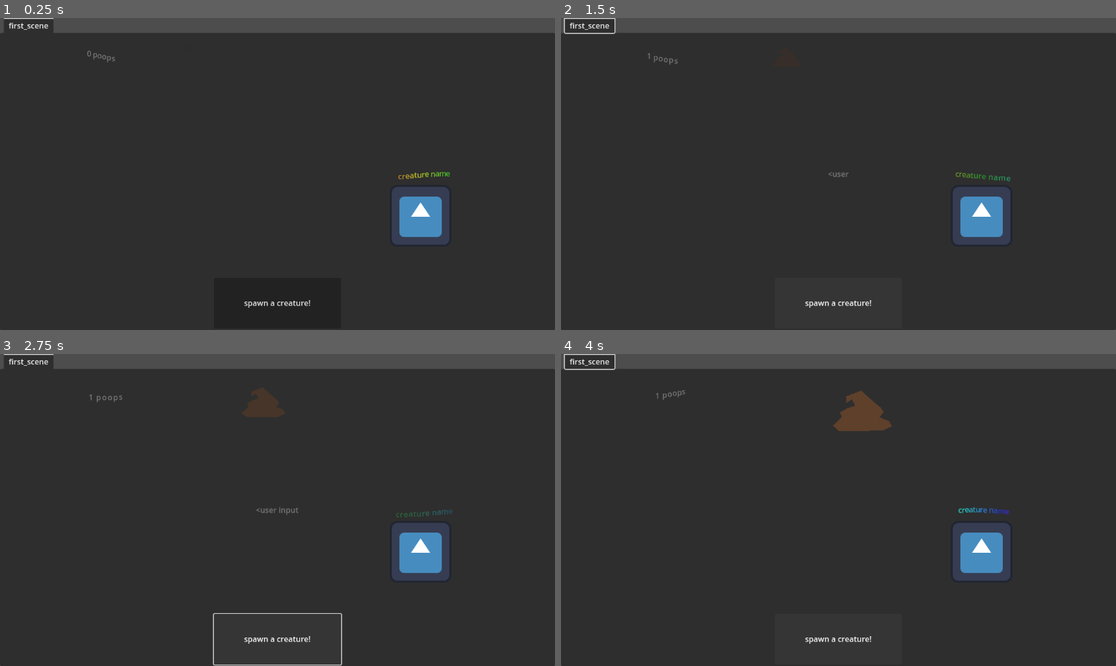
Above: before the commit, frames 1-4 (two rows, left to right).
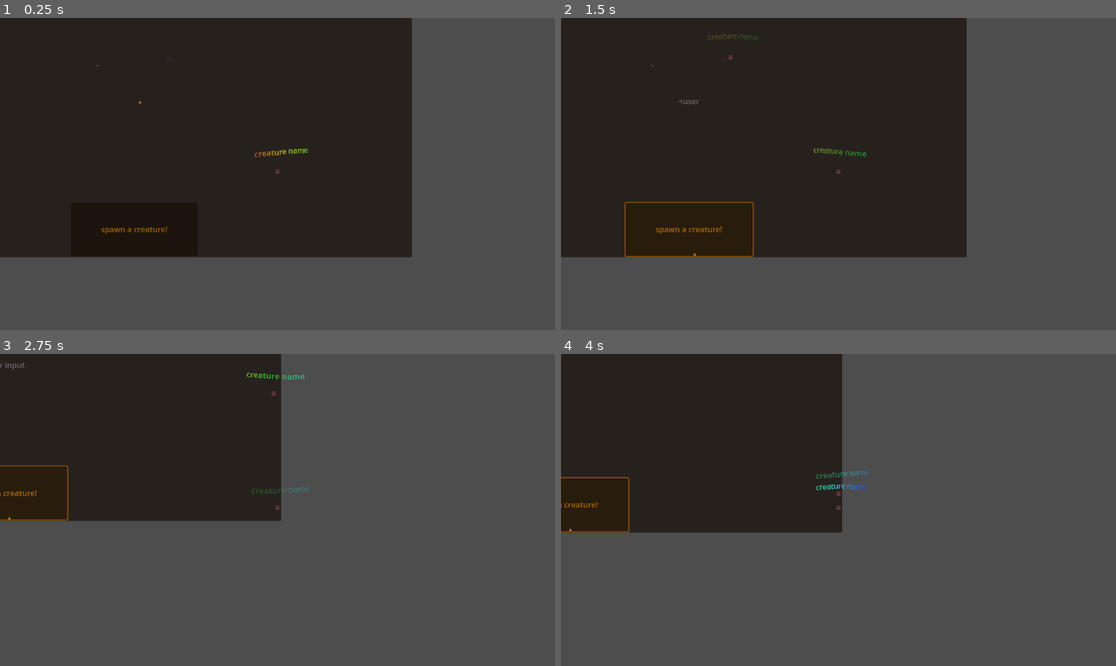
Above: after the commit, the same moments.

Repository: uhhhbones/poop
Game: Godot game, scene res://scenes/game.tscn
Two runs of this game, one before a commit and one after it. Both use one fixed random seed, a clock stepped at 60 frames per second and the inputs below. The engine's default icon, where the game draws it, is replaced by a stand-in: a white triangle on a blue panel in a dark square.
Inputs:
- Up to frame 1 (0.25 s): no input
- Up to frame 2 (1.5 s): click "spawn a creature!" at 0.5 s; hold Right (move_right, bound only after the commit) from 1.28 s (still down)
- Up to frame 3 (2.75 s): release Right (move_right, bound only after the commit) at 2.03 s; hold Down (move_down, bound only after the commit) from 2.03 s (still down)
- Up to frame 4 (4 s): release Down (move_down, bound only after the commit) at 2.78 s; hold Right (move_right, bound only after the commit) 2.78-3.53 s; hold Up (move_up, bound only after the commit) from 3.53 s (still down)

The runs differ from the first frame. In frame 1, 49% of the frame differs, in the area x 0-100%, y 0-100%; in frame 2, 47%; in frame 3, 71%; in frame 4, 69%.

Commit message:
update 2
added sprites and updated new and existing features

Diff:
--- a/start-over/project.godot
+++ b/start-over/project.godot
@@ -19,7 +19,36 @@
 
 Messenger="*res://messenger.gd"
 
+[input]
+
+move_left={
+"deadzone": 0.2,
+"events": [Object(InputEventKey,"resource_local_to_scene":false,"resource_name":"","device":-1,"window_id":0,"alt_pressed":false,"shift_pressed":false,"ctrl_pressed":false,"meta_pressed":false,"pressed":false,"keycode":0,"physical_keycode":4194319,"key_label":0,"unicode":0,"location":0,"echo":false,"script":null)
+, Object(InputEventKey,"resource_local_to_scene":false,"resource_name":"","device":-1,"window_id":0,"alt_pressed":false,"shift_pressed":false,"ctrl_pressed":false,"meta_pressed":false,"pressed":false,"keycode":0,"physical_keycode":65,"key_label":0,"unicode":97,"location":0,"echo":false,"script":null)
+]
+}
+move_right={
+"deadzone": 0.2,
+"events": [Object(InputEventKey,"resource_local_to_scene":false,"resource_name":"","device":-1,"window_id":0,"alt_pressed":false,"shift_pressed":false,"ctrl_pressed":false,"meta_pressed":false,"pressed":false,"keycode":0,"physical_keycode":4194321,"key_label":0,"unicode":0,"location":0,"echo":false,"script":null)
+, Object(InputEventKey,"resource_local_to_scene":false,"resource_name":"","device":-1,"window_id":0,"alt_pressed":false,"shift_pressed":false,"ctrl_pressed":false,"meta_pressed":false,"pressed":false,"keycode":0,"physical_keycode":68,"key_label":0,"unicode":100,"location":0,"echo":false,"script":null)
+]
+}
+move_up={
+"deadzone": 0.2,
+"events": [Object(InputEventKey,"resource_local_to_scene":false,"resource_name":"","device":-1,"window_id":0,"alt_pressed":false,"shift_pressed":false,"ctrl_pressed":false,"meta_pressed":false,"pressed":false,"keycode":0,"physical_keycode":4194320,"key_label":0,"unicode":0,"location":0,"echo":false,"script":null)
+, Object(InputEventKey,"resource_local_to_scene":false,"resource_name":"","device":-1,"window_id":0,"alt_pressed":false,"shift_pressed":false,"ctrl_pressed":false,"meta_pressed":false,"pressed":false,"keycode":0,"physical_keycode":87,"key_label":0,"unicode":119,"location":0,"echo":false,"script":null)
+, Object(InputEventKey,"resource_local_to_scene":false,"resource_name":"","device":-1,"window_id":0,"alt_pressed":false,"shift_pressed":false,"ctrl_pressed":false,"meta_pressed":false,"pressed":false,"keycode":0,"physical_keycode":32,"key_label":0,"unicode":32,"location":0,"echo":false,"script":null)
+]
+}
+move_down={
+"deadzone": 0.2,
+"events": [Object(InputEventKey,"resource_local_to_scene":false,"resource_name":"","device":-1,"window_id":0,"alt_pressed":false,"shift_pressed":false,"ctrl_pressed":false,"meta_pressed":false,"pressed":false,"keycode":0,"physical_keycode":4194322,"key_label":0,"unicode":0,"location":0,"echo":false,"script":null)
+, Object(InputEventKey,"resource_local_to_scene":false,"resource_name":"","device":-1,"window_id":0,"alt_pressed":false,"shift_pressed":false,"ctrl_pressed":false,"meta_pressed":false,"pressed":false,"keycode":0,"physical_keycode":83,"key_label":0,"unicode":115,"location":0,"echo":false,"script":null)
+]
+}
+
 [rendering]
 
+textures/canvas_textures/default_texture_filter=0
 renderer/rendering_method="gl_compatibility"
 renderer/rendering_method.mobile="gl_compatibility"
--- a/start-over/scenes/animation_player.tscn
+++ b/start-over/scenes/animation_player.tscn
@@ -76,7 +76,7 @@
 tracks/2/interp = 1
 tracks/2/loop_wrap = true
 tracks/2/keys = {
-"times": PackedFloat32Array(0.666667),
+"times": PackedFloat32Array(4),
 "transitions": PackedFloat32Array(1),
 "values": [{
 "args": [],
@@ -120,11 +120,12 @@
 fit_content = true
 horizontal_alignment = 1
 vertical_alignment = 1
-visible_characters = 0
-visible_ratio = 0.0
+visible_characters = 5
+visible_ratio = 0.442648
 
 [node name="Polygon2D" type="Polygon2D" parent="."]
+visible = false
 position = Vector2(325.17, 49.6443)
-scale = Vector2(0.533459, 0.418344)
-color = Color(0.772947, 0.480503, 0.270664, 1)
+scale = Vector2(0.238123, 0.186611)
+color = Color(0.515492, 0.30767, 0.156307, 0.337538)
 polygon = PackedVector2Array(641, 262, 473, 264, 448, 237, 483, 194, 476, 171, 506, 150, 535, 138, 522, 106, 501, 125, 499, 92, 558, 63, 604, 115, 634, 147, 646, 170, 630, 196, 667, 214, 678, 240)
--- /dev/null
+++ b/start-over/scenes/bird.tscn
@@ -0,0 +1,21 @@
+[gd_scene load_steps=4 format=3 uid="uid://bhaax4dp534sh"]
+
+[ext_resource type="Texture2D" uid="uid://q6anxeob22nk" path="res://assets/Start_spritesheet.png" id="1_kqhkv"]
+
+[sub_resource type="AtlasTexture" id="AtlasTexture_hq4t0"]
+atlas = ExtResource("1_kqhkv")
+region = Rect2(10, 1, 12, 8)
+
+[sub_resource type="CircleShape2D" id="CircleShape2D_3po83"]
+radius = 5.0
+
+[node name="bird" type="CharacterBody2D"]
+
+[node name="Sprite2D" type="Sprite2D" parent="."]
+position = Vector2(0, -5)
+texture = SubResource("AtlasTexture_hq4t0")
+
+[node name="CollisionShape2D" type="CollisionShape2D" parent="."]
+visible = false
+position = Vector2(0, -5)
+shape = SubResource("CircleShape2D_3po83")
--- /dev/null
+++ b/start-over/scenes/cave.tscn
@@ -0,0 +1,25 @@
+[gd_scene load_steps=4 format=3 uid="uid://crqvtq5wlcup"]
+
+[ext_resource type="Texture2D" uid="uid://q6anxeob22nk" path="res://assets/Start_spritesheet.png" id="1_w6v1y"]
+
+[sub_resource type="AtlasTexture" id="AtlasTexture_ads45"]
+atlas = ExtResource("1_w6v1y")
+region = Rect2(29, 4, 9, 6)
+
+[sub_resource type="RectangleShape2D" id="RectangleShape2D_w6v1y"]
+size = Vector2(6, 4)
+
+[node name="cave" type="StaticBody2D"]
+
+[node name="Sprite2D" type="Sprite2D" parent="."]
+position = Vector2(0, -3)
+texture = SubResource("AtlasTexture_ads45")
+
+[node name="CollisionShape2D" type="CollisionShape2D" parent="."]
+visible = false
+position = Vector2(0, -2)
+shape = SubResource("RectangleShape2D_w6v1y")
+
+[node name="Marker2D" type="Marker2D" parent="."]
+position = Vector2(0, -2)
+gizmo_extents = 4.0
--- a/start-over/scenes/creature.tscn
+++ b/start-over/scenes/creature.tscn
@@ -1,26 +1,36 @@
-[gd_scene load_steps=3 format=3 uid="uid://dvahtgxp4iyyl"]
+[gd_scene load_steps=5 format=3 uid="uid://dvahtgxp4iyyl"]
 
-[ext_resource type="Texture2D" uid="uid://b5dnpdnbgxmip" path="res://icon.svg" id="1_upmfi"]
+[ext_resource type="Script" uid="uid://bkwjio8hf4r4u" path="res://scripts/creature.gd" id="1_bvms0"]
+[ext_resource type="Texture2D" uid="uid://q6anxeob22nk" path="res://assets/Start_spritesheet.png" id="1_upmfi"]
+
+[sub_resource type="AtlasTexture" id="AtlasTexture_bvms0"]
+atlas = ExtResource("1_upmfi")
+region = Rect2(0, 0, 10, 10)
 
 [sub_resource type="CircleShape2D" id="CircleShape2D_bvms0"]
-radius = 61.0328
+radius = 5.0
 
 [node name="creature" type="CharacterBody2D"]
+script = ExtResource("1_bvms0")
 
 [node name="Icon" type="Sprite2D" parent="."]
-position = Vector2(0, -64)
-texture = ExtResource("1_upmfi")
+position = Vector2(0, -5)
+texture = SubResource("AtlasTexture_bvms0")
 
 [node name="CollisionShape2D" type="CollisionShape2D" parent="."]
-position = Vector2(0, -57)
+visible = false
+position = Vector2(0, -5)
 shape = SubResource("CircleShape2D_bvms0")
 
 [node name="RichTextLabel" type="RichTextLabel" parent="."]
-offset_left = -90.0
-offset_top = -180.0
-offset_right = 90.0
-offset_bottom = -114.0
+offset_left = -66.0
+offset_top = -59.0
+offset_right = 66.0
+offset_bottom = -31.0
 bbcode_enabled = true
 text = "[pulse freq=1.0 color=#ffffff40 ease=-2.0] [tornado radius=5.0 freq=2.0 connected=0] [rainbow freq=0.1] creature name"
+scroll_active = false
 horizontal_alignment = 1
 vertical_alignment = 1
+
+[node name="Camera2D" type="Camera2D" parent="."]
--- /dev/null
+++ b/start-over/scenes/fruit.tscn
@@ -0,0 +1,21 @@
+[gd_scene load_steps=4 format=3 uid="uid://cyt65oi68166w"]
+
+[ext_resource type="Texture2D" uid="uid://q6anxeob22nk" path="res://assets/Start_spritesheet.png" id="1_lfepc"]
+
+[sub_resource type="AtlasTexture" id="AtlasTexture_yvtr8"]
+atlas = ExtResource("1_lfepc")
+region = Rect2(22, 4, 6, 6)
+
+[sub_resource type="CircleShape2D" id="CircleShape2D_t2alg"]
+radius = 2.0
+
+[node name="fruit" type="RigidBody2D"]
+
+[node name="Sprite2D" type="Sprite2D" parent="."]
+position = Vector2(-1, -3)
+texture = SubResource("AtlasTexture_yvtr8")
+
+[node name="CollisionShape2D" type="CollisionShape2D" parent="."]
+visible = false
+position = Vector2(0, -2)
+shape = SubResource("CircleShape2D_t2alg")
--- a/start-over/scenes/game.tscn
+++ b/start-over/scenes/game.tscn
@@ -1,8 +1,13 @@
-[gd_scene load_steps=4 format=3 uid="uid://twp4e1og5qa0"]
+[gd_scene load_steps=8 format=3 uid="uid://twp4e1og5qa0"]
 
 [ext_resource type="Script" uid="uid://d2reluyynsm70" path="res://scripts/game.gd" id="1_yqjtg"]
 [ext_resource type="PackedScene" uid="uid://ct6yeyur63h6i" path="res://scenes/animation_player.tscn" id="2_lnu2h"]
 [ext_resource type="PackedScene" uid="uid://dvahtgxp4iyyl" path="res://scenes/creature.tscn" id="3_lnu2h"]
+[ext_resource type="PackedScene" uid="uid://bhaax4dp534sh" path="res://scenes/bird.tscn" id="4_p57ef"]
+[ext_resource type="PackedScene" uid="uid://crqvtq5wlcup" path="res://scenes/cave.tscn" id="5_u5sy4"]
+[ext_resource type="PackedScene" uid="uid://cyt65oi68166w" path="res://scenes/fruit.tscn" id="6_gee14"]
+
+[sub_resource type="WorldBoundaryShape2D" id="WorldBoundaryShape2D_p57ef"]
 
 [node name="Game" type="Node"]
 script = ExtResource("1_yqjtg")
@@ -11,21 +16,28 @@
 
 [node name="RichTextLabel" type="RichTextLabel" parent="."]
 anchors_preset = -1
-anchor_right = 0.378
-anchor_bottom = 0.248
-offset_right = -0.456024
-offset_bottom = 0.29599
+anchor_left = 0.052
+anchor_top = 0.148
+anchor_right = 0.332
+anchor_bottom = 0.332
+offset_left = 0.0960007
+offset_top = 0.0960007
+offset_right = -0.46402
+offset_bottom = -0.136017
 bbcode_enabled = true
 horizontal_alignment = 1
 vertical_alignment = 1
 
 [node name="TabContainer" type="TabContainer" parent="."]
+modulate = Color(0.702717, 0.423271, 0, 1)
+self_modulate = Color(0.764706, 0.443137, 0, 1)
 anchors_preset = 15
 anchor_right = 1.0
 anchor_bottom = 1.0
 grow_horizontal = 2
 grow_vertical = 2
 current_tab = 0
+tabs_visible = false
 
 [node name="first_scene" type="Control" parent="TabContainer"]
 layout_mode = 2
@@ -49,5 +61,35 @@
 [node name="creature" parent="." instance=ExtResource("3_lnu2h")]
 position = Vector2(873, 475)
 
+[node name="bird" parent="." instance=ExtResource("4_p57ef")]
+position = Vector2(498, 255)
+
+[node name="cave" parent="." instance=ExtResource("5_u5sy4")]
+position = Vector2(649, 241)
+
+[node name="fruit" parent="." instance=ExtResource("6_gee14")]
+position = Vector2(588, 301)
+
+[node name="StaticBody2D" type="StaticBody2D" parent="."]
+
+[node name="CollisionShape2D" type="CollisionShape2D" parent="StaticBody2D"]
+position = Vector2(576, 645)
+shape = SubResource("WorldBoundaryShape2D_p57ef")
+
+[node name="CollisionShape2D2" type="CollisionShape2D" parent="StaticBody2D"]
+position = Vector2(576, 1)
+rotation = 3.14159
+shape = SubResource("WorldBoundaryShape2D_p57ef")
+
+[node name="CollisionShape2D3" type="CollisionShape2D" parent="StaticBody2D"]
+position = Vector2(2, 638)
+rotation = 1.5708
+shape = SubResource("WorldBoundaryShape2D_p57ef")
+
+[node name="CollisionShape2D4" type="CollisionShape2D" parent="StaticBody2D"]
+position = Vector2(1152, 327)
+rotation = 4.72112
+shape = SubResource("WorldBoundaryShape2D_p57ef")
+
 [connection signal="poop" from="AnimationPlayer" to="." method="_on_animation_player_poop"]
 [connection signal="pressed" from="TabContainer/first_scene/Button" to="." method="_on_button_pressed"]
--- /dev/null
+++ b/start-over/scripts/creature.gd
@@ -0,0 +1,10 @@
+extends CharacterBody2D
+
+
+const SPEED = 10.0
+
+
+func _physics_process(delta: float) -> void:
+	var direction = Input.get_vector("move_left","move_right","move_up","move_down")
+	velocity += direction * SPEED
+	move_and_slide()
--- a/start-over/scripts/game.gd
+++ b/start-over/scripts/game.gd
@@ -2,7 +2,12 @@
 extends Node
 
 var poop : int
-var funny_label = "[tornado] %s poops" % str(poop)
+var funny_label = "[pulse] %s poops" % str(poop)
+func spawn_creature():
+	var new_creature = preload("res://scenes/creature.tscn").instantiate()
+	new_creature.global_position = $cave.global_position
+	add_child(new_creature)
+
 
 
 func change_label():
@@ -15,9 +20,10 @@
 
 func _on_animation_player_poop() -> void:
 	poop += 1
-	funny_label = "[tornado] %s poops" % str(poop)
+	funny_label = "[pulse] %s poops" % str(poop)
 	print("pooped %s times" % str(poop) )
 
 
 func _on_button_pressed() -> void:
 	print("creature spawned")
+	spawn_creature()
Binary file added: start-over/assets/Start_spritesheet.png
Not shown, added: start-over/assets/Start_spritesheet.png.import
Binary file added: start-over/scenes/WINGDING.TTF
Not shown, added: start-over/scenes/WINGDING.TTF.import
Not shown, added: start-over/scripts/creature.gd.uid
